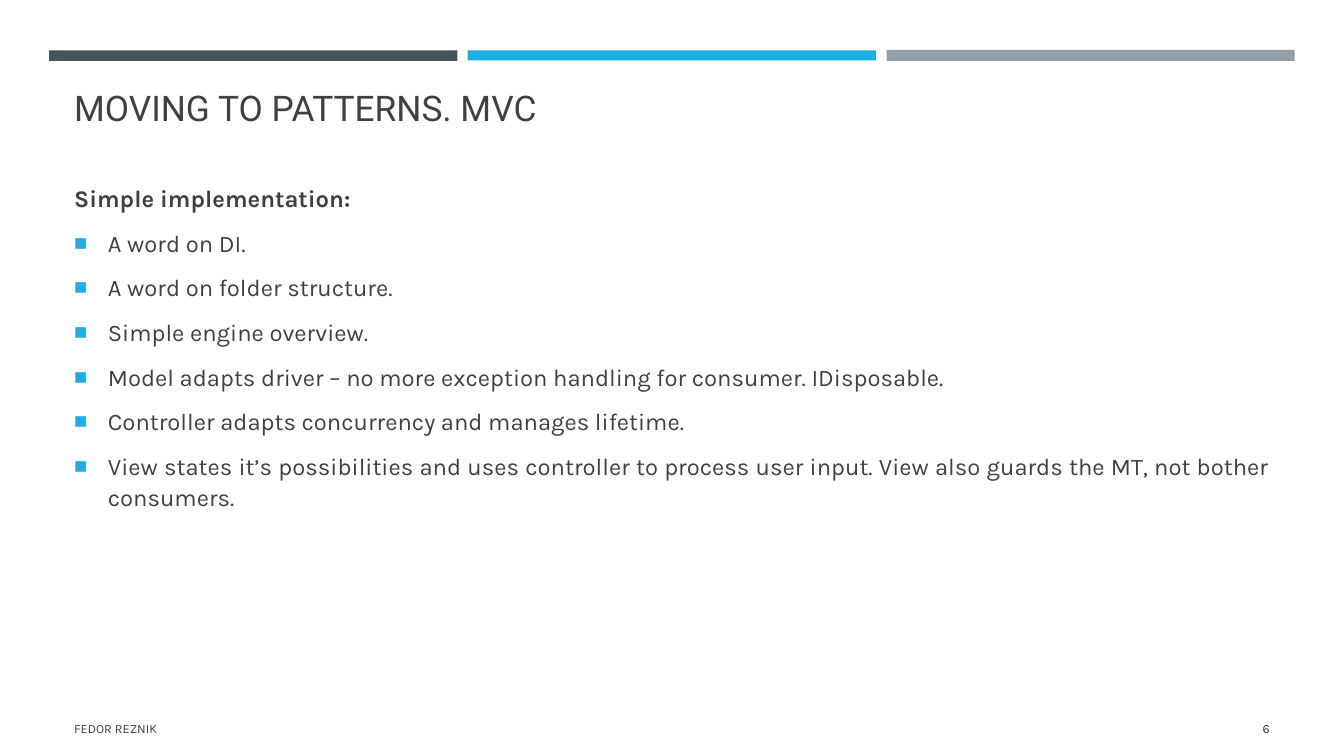
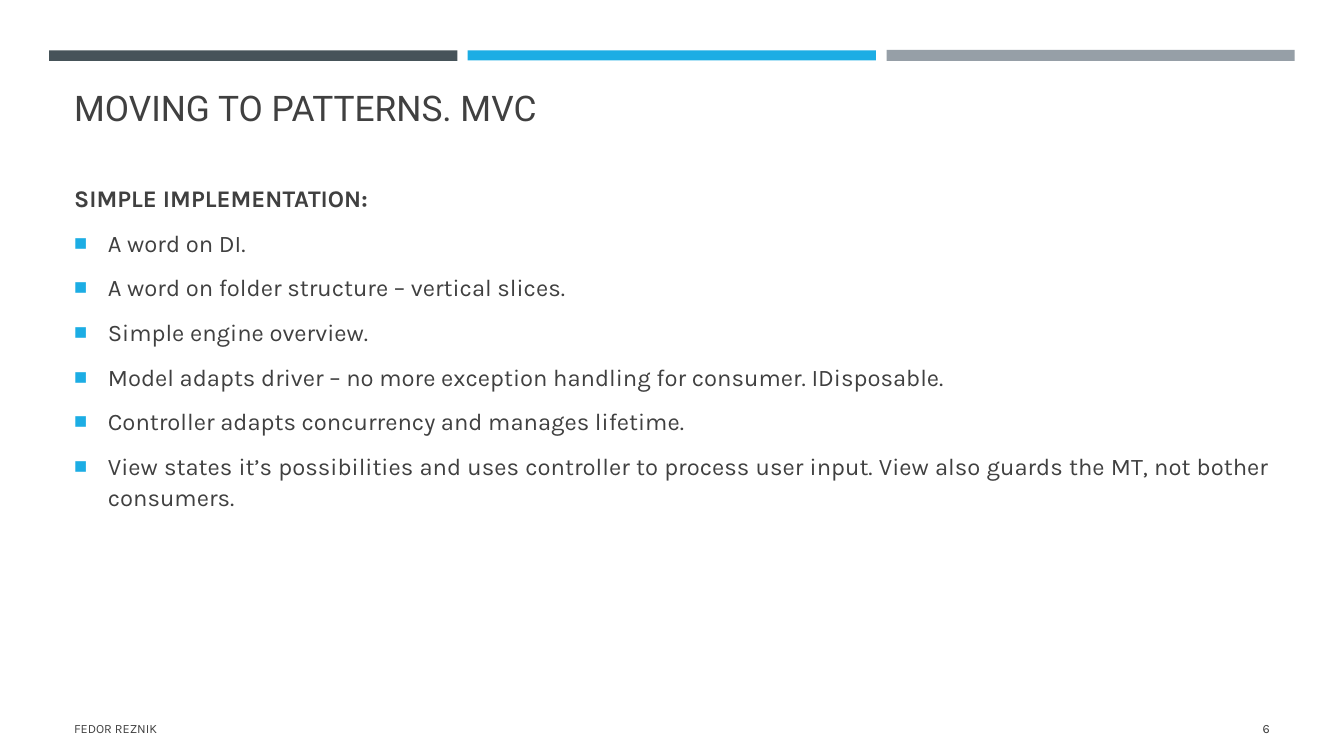
Before and after one commit to FedorReznik/ui-patterns-lecture, a slide deck: slide 6 of part2.pptx. Drawn at 1344x756 pixels with LibreOffice and Linux fonts; fonts in the diff are those of the drawing. Boxes give left, top, right and bottom in pixels: in the first picture for what was removed or moved away, otherwise in the second. Text is boxed around its words. In the diff, an @@ line names an element or a change of style, - is before the commit and + after.

Commit message:
up with pptx

```diff
--- a/part2.pptx
+++ b/part2.pptx
@@ text at [74, 191, 368, 208]: text changed @@
-Simple implementation:
+SIMPLE IMPLEMENTATION:
@@ text at [108, 279, 565, 297]: text changed @@
-■ A word on folder structure.
+■ A word on folder structure – vertical slices.
```
Also in this commit, not shown: 2 other slides changed.
